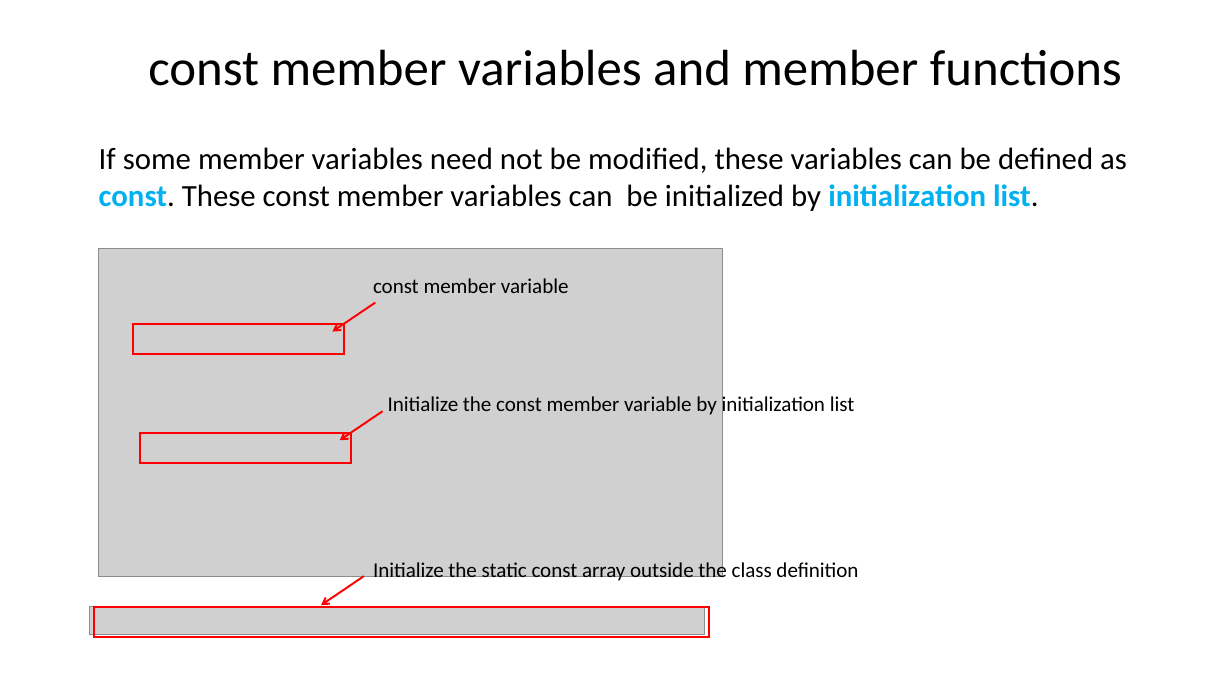
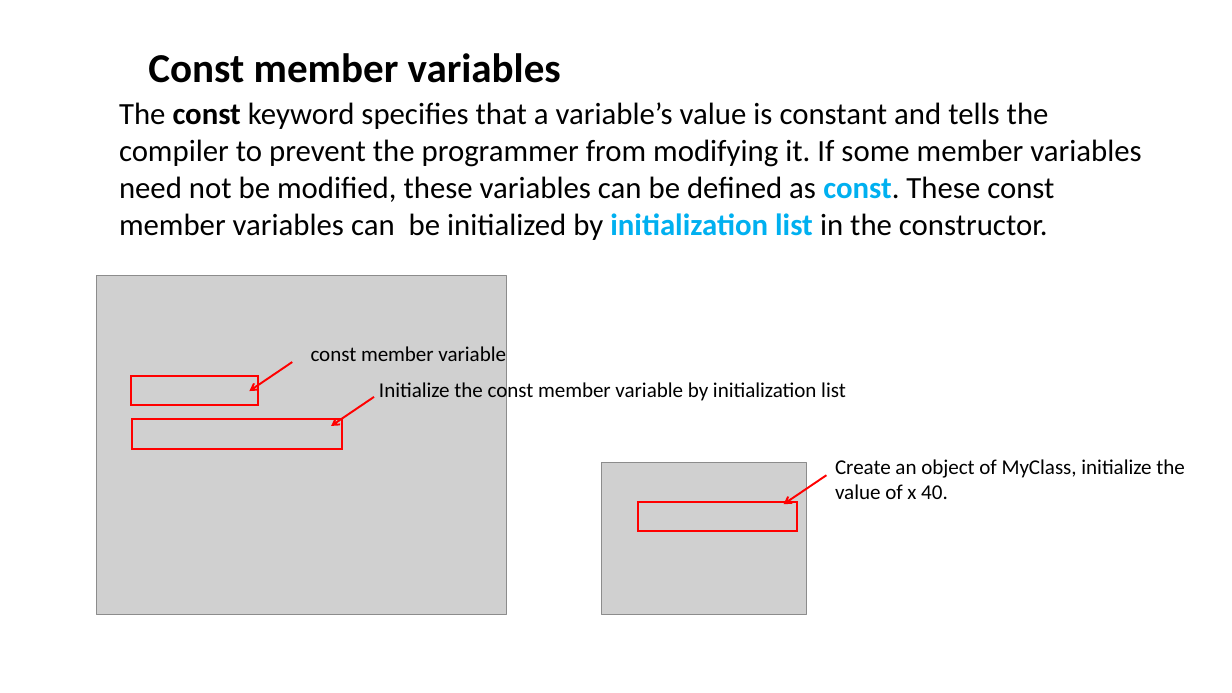
Before and after one commit to ShiqiYu/CPP, a slide deck: slide 12 of week09/Lab09.pptx (slide 11 before the commit). Drawn at 1232x693 pixels with LibreOffice and Linux fonts; fonts in the diff are those of the drawing; grey boxes stand for pictures; background and template pictures are left out. Boxes give left, top, right and bottom in pixels: in the first picture for what was removed or moved away, otherwise in the second. Text is boxed around its words. In the diff, an @@ line names an element or a change of style, - is before the commit and + after.

```diff
--- a/week09/Lab09.pptx
+++ b/week09/Lab09.pptx
@@ title at (148,53,561,83): text changed; size 39.6 to 32 pt; bold on @@
-const member variables and member functions
+Const member variables
@@ text at (119,102,1141,240): text changed @@
-If some member variables need not be modified, these variables can be defined as const. These const member variables can be initialized by initialization list.
+The const keyword specifies that a variable’s value is constant and tells the compiler to prevent the programmer from modifying it. If some member variables need not be modified, these variables can be defined as const. These const member variables can be initialized by initialization list in the constructor.
@@ picture: place and size @@
-picture at (98,249,722,577)
+picture at (96,276,506,616)
@@ text "const member variable": place and size @@
-text "const member variable" at (373,278,569,293)
+text "const member variable" at (311,346,506,361)
@@ rectangle: place and size @@
-rectangle at (133,324,344,354)
+rectangle at (131,376,258,405)
@@ arrow moved from (375, 302) - (333, 332) to (292, 362) - (250, 391) @@
@@ 1 text, 1 rectangle, 1 arrow: place and size @@
-1 text, 1 rectangle, 1 arrow at (140,394,855,463)
+1 text, 1 rectangle, 1 arrow at (132,380,846,448)
@@ picture added at (602,463,806,616) @@
@@ arrow moved from (364, 577) - (321, 605) to (826, 475) - (784, 505) @@
@@ text added at (835,459,1184,499), 16.3 pt, text #000000 @@
+Create an object of MyClass, initialize the
+value of x 40.
@@ rectangle added at (638,503,798,531), outline #FF0000 1.5 pt @@
@@ text removed at (373,559,858,583) @@
-Initialize the static const array outside the class definition
@@ picture removed at (90,607,705,635) @@
@@ rectangle removed at (94,607,710,637) @@
```
Also in this commit, not shown: 14 other slides changed, 2 slides added, 2 slides removed, 1 other file.
